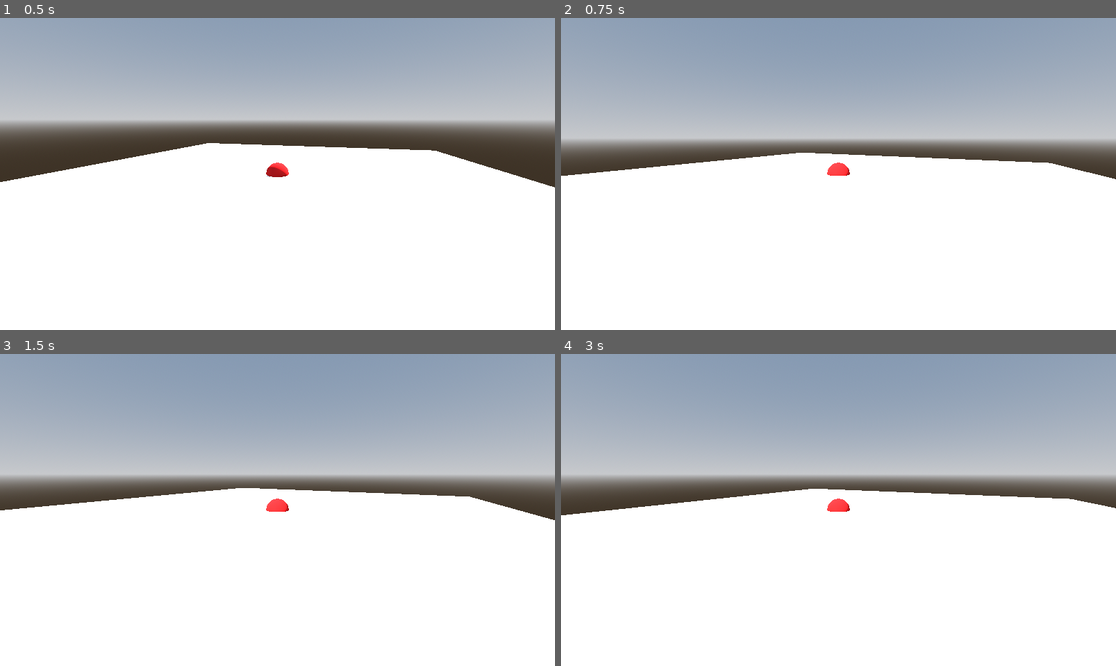
Above: before the commit, frames 1-4 (two rows, left to right).
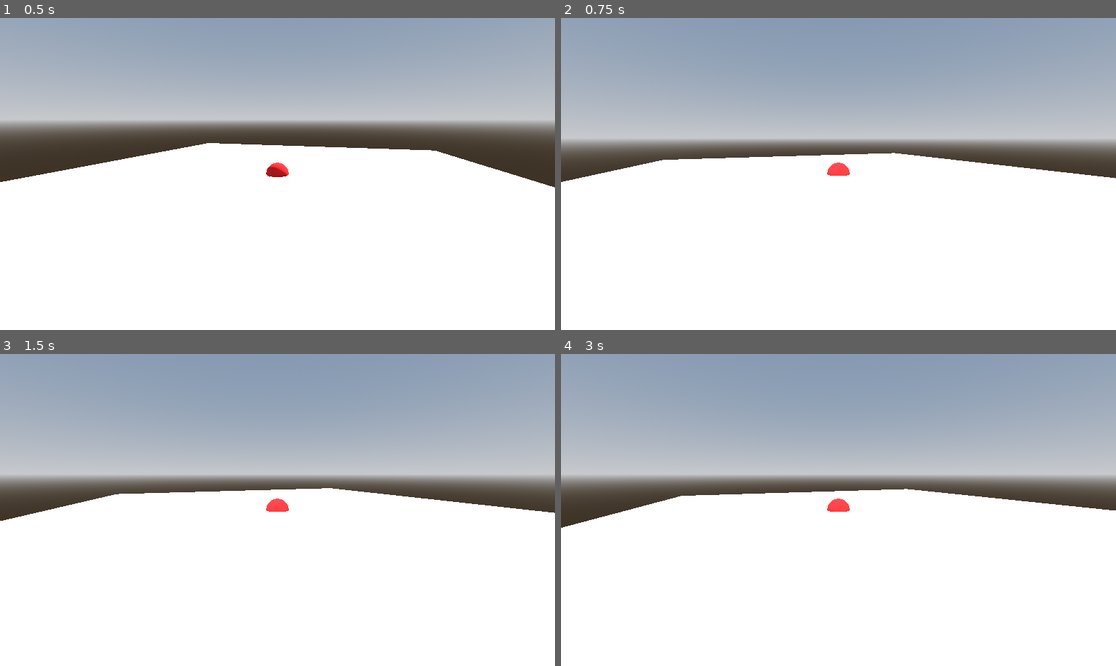
Above: after the commit, the same moments.

Repository: tyson-nw/godot_FreeLookCamera
Game: Godot game, scene res://Scenes/world.tscn
Same seed, same stepped clock (60 frames per second), same inputs: the game is played once before the commit and once after it.
Inputs (mouse positions are in pixels of both pictures, inside the frame that each line leads up to):
- Up to frame 1 (0.5 s): no input
- Up to frame 2 (0.75 s): tap Enter at 0.5 s; move the mouse to (960, 158) at 0.52 s; tap Middle mouse button (flc_activate_zoom) at 0.6 s; click (960, 158) at 0.67 s
- Up to frame 3 (1.5 s): tap Space at 1.25 s; move the mouse to (166, 525) at 1.27 s; tap S (flc_camera_back) at 1.35 s; click (166, 525) at 1.42 s
- Up to frame 4 (3 s): tap Enter at 2 s; move the mouse to (894, 441) at 2.02 s; tap W (flc_camera_foreward) at 2.1 s; click (894, 441) at 2.17 s; tap Space at 2.75 s; move the mouse to (810, 572) at 2.77 s; tap A (flc_camera_left) at 2.85 s; click (810, 572) at 2.92 s

Frame 1 is identical in both runs. In frame 2, 0.9% of the frame differs, in the area x 0-100%, y 43-53%; in frame 3, 1.0%; in frame 4, 1.1%, in the area x 0-100%, y 43-56%.

Commit message:
added zoom locking.

Diff:
--- a/Scenes/world.tscn
+++ b/Scenes/world.tscn
@@ -1,6 +1,7 @@
-[gd_scene load_steps=12 format=3 uid="uid://2ikr418gwwws"]
+[gd_scene load_steps=13 format=3 uid="uid://2ikr418gwwws"]
 
 [ext_resource type="Script" path="res://Scripts/FreeLookCamera.gd" id="1_eyj6w"]
+[ext_resource type="Script" path="res://Scripts/MainCamera.gd" id="2_dhet1"]
 
 [sub_resource type="ProceduralSkyMaterial" id="ProceduralSkyMaterial_aea5m"]
 sky_horizon_color = Color(0.64625, 0.65575, 0.67075, 1)
@@ -63,8 +64,9 @@
 [node name="VerticalPivot" type="Node3D" parent="FreeLookCamera/Dolly/HorizontalPivot"]
 transform = Transform3D(1, 0, 0, 0, 0.919135, 0.393942, 0, -0.393942, 0.919135, 0, 0, 0)
 
-[node name="Camera3D" type="Camera3D" parent="FreeLookCamera/Dolly/HorizontalPivot/VerticalPivot"]
+[node name="MainCamera" type="Camera3D" parent="FreeLookCamera/Dolly/HorizontalPivot/VerticalPivot"]
 transform = Transform3D(1, 0, 0, 0, 1, 0, 0, 0, 1, 0, 0, 5)
+script = ExtResource("2_dhet1")
 
 [node name="target" type="MeshInstance3D" parent="FreeLookCamera/Dolly"]
 mesh = SubResource("SphereMesh_3h0l4")
--- a/Scripts/FreeLookCamera.gd
+++ b/Scripts/FreeLookCamera.gd
@@ -3,6 +3,8 @@
 @export_range(0,5,.1) var dolly_speed : float = 4.0
 @export_range(0,0.1,.01) var rotation_speed : float = .02
 @export_range(-180,180,5) var starting_rotation : int = 15
+@export_range(-180,180,5) var min_rotation : int = -180
+@export_range(-180,180,5) var max_rotation : int = 180
 @export_range(0,90,1) var min_elevation : int = 10
 @export_range(0,90,1) var max_elevation : int = 45
 @export_range(0,90,1) var start_elevation : int = 15
@@ -10,13 +12,14 @@
 @export_range(0,100,1) var min_zoom : int = 2
 @export_range(0,100,1) var max_zoom : int = 10
 @export_range(0,20,1) var start_zoom : int = 4
+@export var freeze_zoom : bool = false
 @export var show_target : bool = false
 @export var lock_dolly : bool = false
 
 @onready var dolly : Node3D = $Dolly
 @onready var horizontal_pivot = $Dolly/HorizontalPivot
 @onready var vertical_pivot = $Dolly/HorizontalPivot/VerticalPivot
-@onready var cam = $Dolly/HorizontalPivot/VerticalPivot/Camera3D
+@onready var cam = $Dolly/HorizontalPivot/VerticalPivot/MainCamera
 @onready var target = $Dolly/target
 
 var freemove : bool = false
@@ -104,9 +107,11 @@
 func horizontalswing(delta) -> void:
 	var pivotby : float = Input.get_last_mouse_velocity().x * delta * rotation_speed
 	if lock_dolly :
-		horizontal_pivot.rotation.y = horizontal_pivot.rotation.y + pivotby
+		if horizontal_pivot.rotation.y + pivotby > deg_to_rad(min_rotation) and horizontal_pivot.rotation.y + pivotby < deg_to_rad(max_rotation) :
+			horizontal_pivot.rotation.y = horizontal_pivot.rotation.y + pivotby
 	else:
-		dolly.rotation.y = dolly.rotation.y + pivotby
+		if dolly.rotation.y + pivotby > deg_to_rad(min_rotation) and dolly.rotation.y + pivotby < deg_to_rad(max_rotation) :
+			dolly.rotation.y = dolly.rotation.y + pivotby
 
 
 func verticalswing(delta)-> void:
@@ -118,6 +123,9 @@
 
 	var distance : float = cam.global_position.distance_to(target.global_position)
 
+	if freeze_zoom or $Dolly/HorizontalPivot/VerticalPivot/MainCamera.freeze_zoom :
+		return
+
 	if Input.is_action_just_released("flc_zoom_in") and distance > min_zoom:
 		cam.translate_object_local(Vector3.FORWARD * zoom_speed * delta)
 
--- /dev/null
+++ b/Scripts/MainCamera.gd
@@ -0,0 +1,3 @@
+extends Camera3D
+
+@export var freeze_zoom : bool = false
Not shown, changed: README.md
